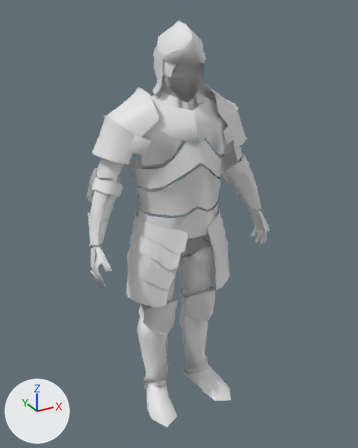
A saved change to the glTF model page/objects/armour/armour-sallet-3-lod2.glb.
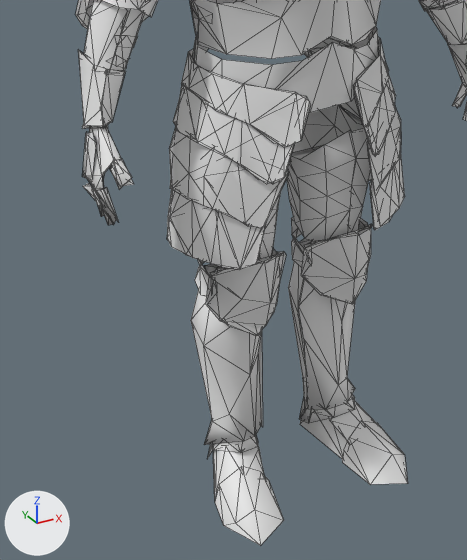
Each version is shown whole from a 50 mm lens placed at (-0.942, -1.695, 1.746), pointed at (0.001, 0.02, 0.888), then close up on the part from 15% to 72% of the width and 42% to 97% of the height. The lights are fixed; the arrows at lower left show +X, +Y and +Z. The older version's two pictures come first. The close-ups show mesh edges as thin lines. Vertices at exactly the same position are counted once.

Objects in the first close-up: 'armour-sallet-3.001'.
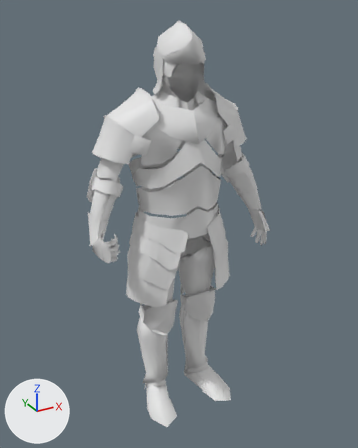
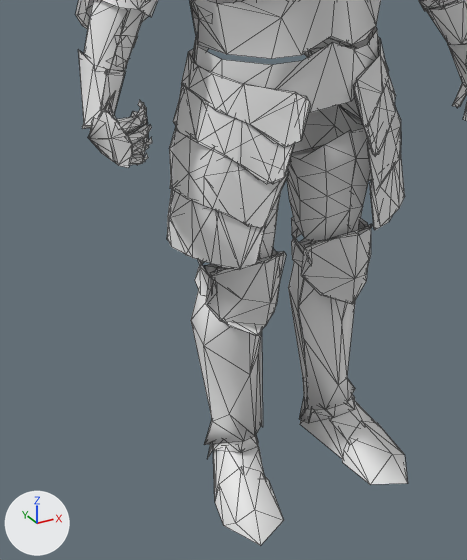
Edits to the bpy script that builds the scene:
```text
Change me_knight_13k_knight_13k_0_002:
    used by ob_armour_sallet_3_001; location = (0.0, 0.0, 0.0)
    remove me_knight_13k_knight_13k_0_002.from_pydata(...)  # 1902 vertices, 1848 faces; spans x -0.42..0.42, y -0.19..0.19, z 0.0..1.7
    add me_knight_13k_knight_13k_0_002.from_pydata(...)  # 1913 vertices, 1853 faces; spans x -0.41..0.42, y -0.19..0.19, z 0.0..1.7
    me_knight_13k_knight_13k_0_002 part 1: 15 loose pieces with 86 vertices, spanning x -0.42..-0.36, y -0.12..0.01, z 0.73..0.87, are deleted
    me_knight_13k_knight_13k_0_002 part 2
    40 vertices are removed from x -0.42..-0.36, y -0.09..0.02, z 0.79..0.91
    52 faces are deleted
    4 vertices move within x -0.39..-0.35, y -0.05..0.06, z 0.91..0.96
    137 vertices are added at x -0.41..-0.33, y -0.14..-0.01, z 0.85..0.99
    119 new faces join them
    other edits to the shape of me_knight_13k_knight_13k_0_002 do not show in these pictures
```

Location of each change, [x1, y1, x2, y2] in pixels of the close-ups (467 x 560 px):
part 1 of me_knight_13k_knight_13k_0_002, deleted
    before: [83, 159, 134, 225]
part 2 of me_knight_13k_knight_13k_0_002, built on
    before: [82, 67, 125, 190]
    after: [82, 67, 152, 168]
